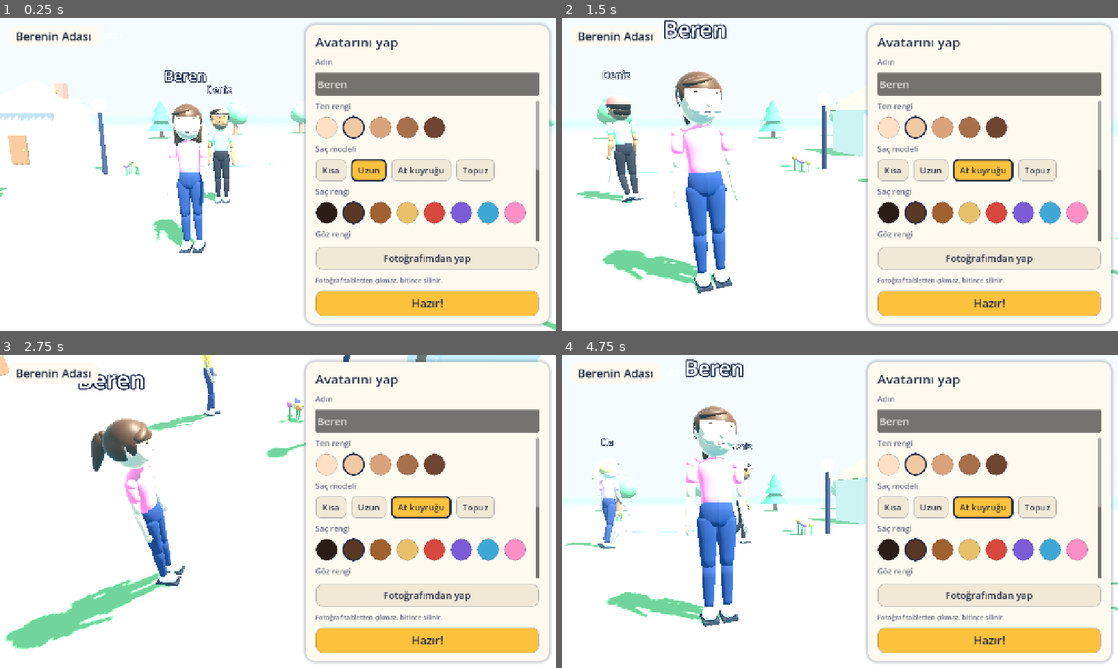
Above: before the commit, frames 1-4 (two rows, left to right).
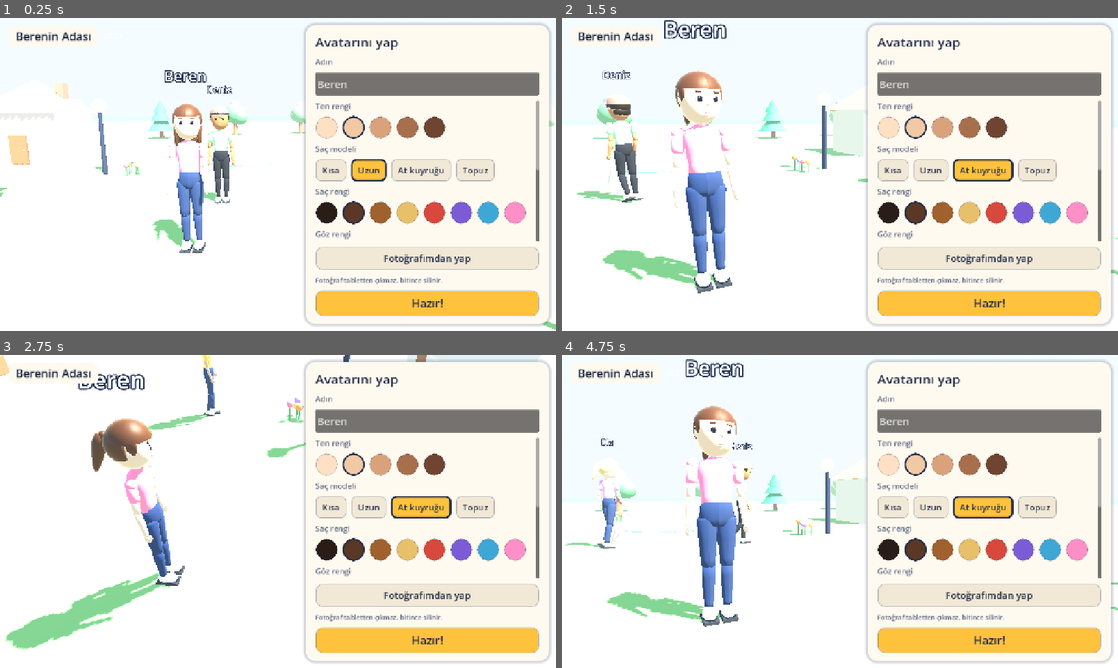
Above: after the commit, the same moments.

Repository: Heach8/MyGame
Game: Godot game, scene res://scenes/main.tscn
Two runs of this game, one before a commit and one after it. Both use one fixed random seed, a clock stepped at 60 frames per second and the inputs below.
Inputs (mouse positions are in pixels of both pictures, inside the frame that each line leads up to):
- Up to frame 1 (0.25 s): no input
- Up to frame 2 (1.5 s): move the mouse to (962, 158) at 0.52 s; hold Right 0.53-1.25 s; tap S (geri) at 0.6 s; click (962, 158) at 0.67 s; drag from (728, 190) to (812, 237) at 1.27 s
- Up to frame 3 (2.75 s): move the mouse to (333, 442) at 2.02 s; hold Right from 2.03 s (still down); hold Shift (kos) from 2.03 s (still down)
- Up to frame 4 (4.75 s): release Right at 2.75 s; release Shift (kos) at 2.75 s; drag from (812, 574) to (673, 464) at 2.77 s; move the mouse to (1006, 558) at 3.52 s; hold Left 3.53-4.25 s; tap A (sol) at 3.6 s; drag from (673, 464) to (756, 433) at 4.27 s

The runs differ from the first frame. In frame 1, 1.7% of the frame differs, in the area x 0-100%, y 23-100%; in frame 2, 3.9%, in the area x 0-100%, y 17-88%; in frame 3, 2.6%; in frame 4, 3.7%.

Commit message:
Yüz ayrıntıları ve sıcak ortam ışığı
Co-Authored-By: Claude Opus 5.5 <noreply@anthropic.com>
Claude-Session: https://claude.ai/code/session_01SczDKnoRobwMpY7PS1xM9o

Diff:
--- a/scripts/avatar.gd
+++ b/scripts/avatar.gd
@@ -51,12 +51,12 @@
 func setup(look: Dictionary) -> void:
 	_time = randf() * 10.0
 	_blink_at = _time + randf_range(1.0, 4.0)
-	skin_mat = _soft_mat(Color.WHITE, 0.62, 0.25)
-	body_mat = _soft_mat(Color.WHITE, 0.92, 0.12)
-	hair_mat = _soft_mat(Color.WHITE, 0.5, 0.35)
+	skin_mat = _soft_mat(Color.WHITE, 0.6, 0.08)
+	body_mat = _soft_mat(Color.WHITE, 0.92, 0.05)
+	hair_mat = _soft_mat(Color.WHITE, 0.5, 0.15)
 	brow_mat = hair_mat
 	eye_mat = MapBuilder.mat(Color.WHITE, 0.25)
-	pants_mat = _soft_mat(Color.WHITE, 0.95, 0.08)
+	pants_mat = _soft_mat(Color.WHITE, 0.95, 0.05)
 	var shoe_mat := _soft_mat(Color("f4f1ea"), 0.7, 0.1)
 	var sole_mat := MapBuilder.mat(Color("3a3a46"), 0.9)
 
@@ -152,10 +152,7 @@
 		[-0.27, 0.0], [-0.255, 0.07], [-0.22, 0.13], [-0.15, 0.18], [-0.05, 0.208],
 		[0.05, 0.215], [0.13, 0.2], [0.2, 0.16], [0.25, 0.09], [0.27, 0.0]], 28), skin_mat, Vector3.ZERO)
 	skull.scale = Vector3(1.0, 1.0, 1.06)
-	# Yanaklar ve çene hattına yumuşaklık.
 	for side in [-1.0, 1.0]:
-		var cheek := _mesh(head, MapBuilder.sphere(0.075, 12, 8), skin_mat, Vector3(0.105 * side, -0.085, 0.15))
-		cheek.scale = Vector3(1.0, 0.85, 0.7)
 		var ear := _mesh(head, MapBuilder.sphere(0.045, 10, 8), skin_mat, Vector3(0.205 * side, -0.02, 0.01))
 		ear.scale = Vector3(0.45, 1.0, 0.75)
 
@@ -168,32 +165,32 @@
 	_lids.clear()
 	for side in [-1.0, 1.0]:
 		var eye := Node3D.new()
-		eye.position = Vector3(0.078 * side, 0.005, 0.168)
+		eye.position = Vector3(0.08 * side, 0.005, 0.186)
 		head.add_child(eye)
-		var ball := _mesh(eye, MapBuilder.sphere(0.042, 16, 10), white, Vector3.ZERO)
-		ball.scale = Vector3(1.0, 0.92, 0.6)
-		var iris := _mesh(eye, MapBuilder.sphere(0.027, 14, 8), eye_mat, Vector3(0, -0.002, 0.018))
+		var ball := _mesh(eye, MapBuilder.sphere(0.044, 16, 10), white, Vector3.ZERO)
+		ball.scale = Vector3(1.0, 0.86, 0.7)
+		var iris := _mesh(eye, MapBuilder.sphere(0.027, 16, 8), eye_mat, Vector3(0, -0.002, 0.022))
 		iris.scale = Vector3(1.0, 1.05, 0.45)
-		var pup := _mesh(eye, MapBuilder.sphere(0.013, 10, 6), pupil, Vector3(0, -0.002, 0.027))
+		var pup := _mesh(eye, MapBuilder.sphere(0.013, 10, 6), pupil, Vector3(0, -0.002, 0.03))
 		pup.scale = Vector3(1.0, 1.0, 0.4)
-		_mesh(eye, MapBuilder.sphere(0.0065, 6, 4), shine, Vector3(-0.009, 0.011, 0.031))
+		_mesh(eye, MapBuilder.sphere(0.0065, 6, 4), shine, Vector3(-0.009, 0.011, 0.034))
 		_lids.append(eye)  # göz kırparken dikeyde kapanır
 		# Kaş
-		var brow := _mesh(head, _capsule_x(0.011, 0.075), brow_mat, Vector3(0.082 * side, 0.072, 0.188))
+		var brow := _mesh(head, _capsule_x(0.011, 0.075), brow_mat, Vector3(0.082 * side, 0.074, 0.203))
 		brow.rotation.z = PI / 2.0 - 0.12 * side
 
 	# Burun
-	var nose := _mesh(head, MapBuilder.sphere(0.03, 12, 8), skin_mat, Vector3(0, -0.045, 0.218))
-	nose.scale = Vector3(0.9, 1.0, 0.85)
-	var bridge := _mesh(head, MapBuilder.sphere(0.022, 10, 6), skin_mat, Vector3(0, -0.005, 0.212))
-	bridge.scale = Vector3(0.8, 1.8, 0.8)
+	var nose := _mesh(head, MapBuilder.sphere(0.021, 12, 8), skin_mat, Vector3(0, -0.05, 0.222))
+	nose.scale = Vector3(0.95, 0.85, 0.8)
+	var bridge := _mesh(head, MapBuilder.sphere(0.015, 10, 6), skin_mat, Vector3(0, -0.018, 0.218))
+	bridge.scale = Vector3(0.8, 2.0, 0.7)
 
 	# Dudaklar
-	var lip_mat := _soft_mat(Color("d9787a"), 0.5, 0.1)
-	var upper := _mesh(head, _capsule_x(0.011, 0.075), lip_mat, Vector3(0, -0.118, 0.198))
+	var lip_mat := _soft_mat(Color("cf7b78"), 0.45, 0.0)
+	var upper := _mesh(head, _capsule_x(0.008, 0.056), lip_mat, Vector3(0, -0.118, 0.199))
 	upper.scale = Vector3(1.0, 1.0, 0.7)
 	upper.rotation.z = PI / 2.0
-	var lower := _mesh(head, _capsule_x(0.013, 0.065), lip_mat, Vector3(0, -0.135, 0.194))
+	var lower := _mesh(head, _capsule_x(0.0095, 0.05), lip_mat, Vector3(0, -0.134, 0.194))
 	lower.scale = Vector3(1.0, 1.0, 0.7)
 	lower.rotation.z = PI / 2.0
 
@@ -230,10 +227,6 @@
 	var back_dome := _mesh(_hair_root, dome, hair_mat, Vector3(0, 0.03, -0.015))
 	back_dome.rotation.x = -PI / 2.0
 	back_dome.scale = Vector3(1.0, 1.12, 1.03)
-	# Alında yana taranmış perçem
-	var fringe := _mesh(_hair_root, MapBuilder.sphere(0.12, 16, 8), hair_mat, Vector3(-0.06, 0.175, 0.13))
-	fringe.scale = Vector3(1.35, 0.42, 0.75)
-	fringe.rotation.z = 0.25
 	# Şakaklarda saç
 	for side in [-1.0, 1.0]:
 		var temple := _mesh(_hair_root, MapBuilder.sphere(0.07, 10, 8), hair_mat, Vector3(0.188 * side, 0.06, 0.04))
--- a/scripts/main.gd
+++ b/scripts/main.gd
@@ -119,8 +119,8 @@
 	var sky_mat := ProceduralSkyMaterial.new()
 	sky_mat.sky_top_color = Color("4fa8e6")
 	sky_mat.sky_horizon_color = Color("c4e8fb")
-	sky_mat.ground_horizon_color = Color("c4e8fb")
-	sky_mat.ground_bottom_color = Color("2b8fc4")
+	sky_mat.ground_horizon_color = Color("d8eef5")
+	sky_mat.ground_bottom_color = Color("8fb58a")
 	sky_mat.sun_angle_max = 20.0
 
 	var sky := Sky.new()
@@ -130,7 +130,10 @@
 	env.background_mode = Environment.BG_SKY
 	env.sky = sky
 	env.ambient_light_source = Environment.AMBIENT_SOURCE_SKY
-	env.ambient_light_energy = 0.85
+	# Gökyüzü ışığının yarısı kadar sıcak beyaz ışık: tenler mavimsi görünmesin.
+	env.ambient_light_sky_contribution = 0.55
+	env.ambient_light_color = Color("fff4e6")
+	env.ambient_light_energy = 0.8
 	env.tonemap_mode = Environment.TONE_MAPPER_ACES
 	env.tonemap_exposure = 1.05
 	env.fog_enabled = true
@@ -145,7 +148,7 @@
 	sun.name = "Gunes"
 	sun.rotation_degrees = Vector3(-52.0, 35.0, 0.0)
 	sun.light_color = Color("fff0d4")
-	sun.light_energy = 1.25
+	sun.light_energy = 1.4
 	sun.shadow_enabled = true
 	sun.directional_shadow_max_distance = 60.0
 	add_child(sun)
